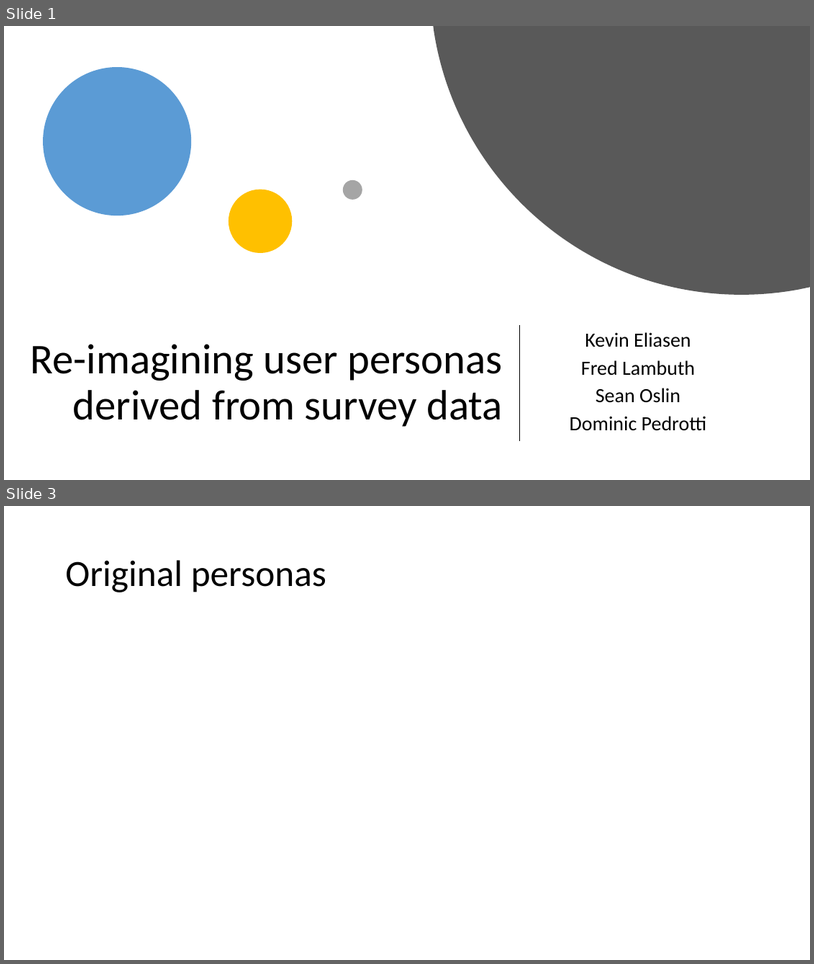
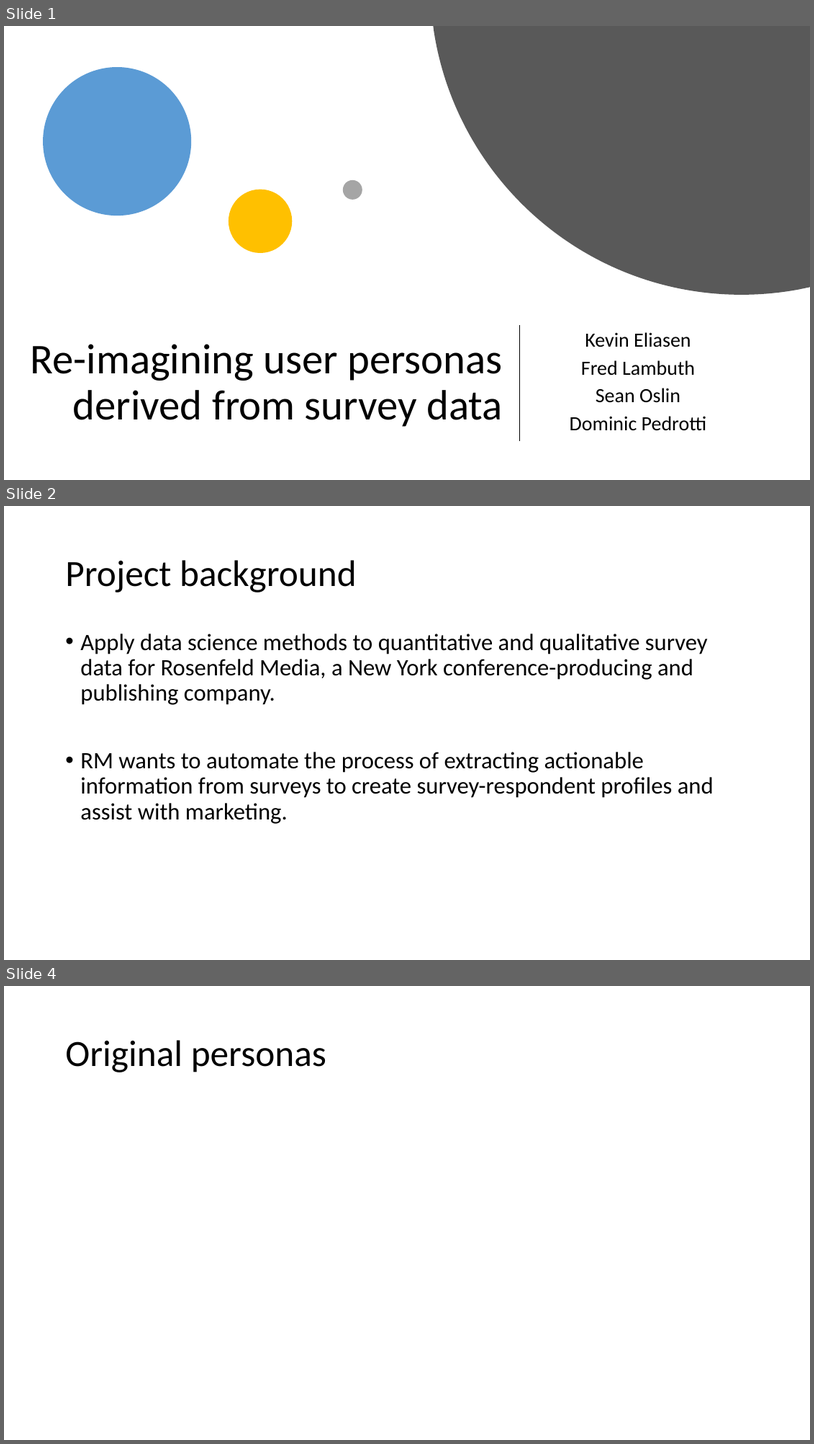
Before and after one commit to PersonaPredicta/Survey_Says..., a slide deck: New_personas.pptx. Shown one above the other, each under a label of ours: slides 1 and 3 before the commit, slides 1, 2 and 4 after it; the slides between them are not shown. The pictures are 814x964 and 814x1444 pixels, drawn with LibreOffice and Linux fonts; fonts in the diff are those of the drawing. Boxes give left, top, right and bottom in pixels: in the first picture for what was removed or moved away, otherwise in the second. Text is boxed around its words. In the diff, an @@ line names an element or a change of style, - is before the commit and + after.

```diff
--- a/New_personas.pptx
+++ b/New_personas.pptx
@@ slide 2 added at [4,506,810,960], background #FFFFFF @@
@@ title added at [65,560,357,592], 44 pt, text #000000 @@
+Project background
@@ text added at [80,633,714,824], 28 pt, text #000000 @@
+• Apply data science methods to quantitative and qualitative survey data for Rosenfeld Media, a New York conference-producing and publishing company.
+• RM wants to automate the process of extracting actionable information from surveys to create survey-respondent profiles and assist with marketing.
@@ what was slide 3 is now slide 4 @@
```
Also in this commit, not shown: 1 slide changed, 2 other slides added.
